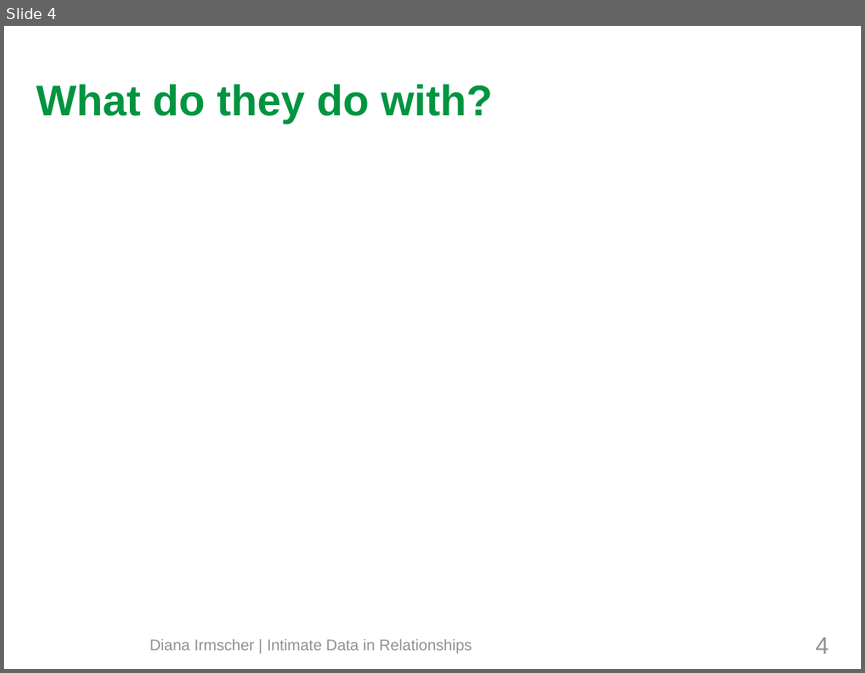
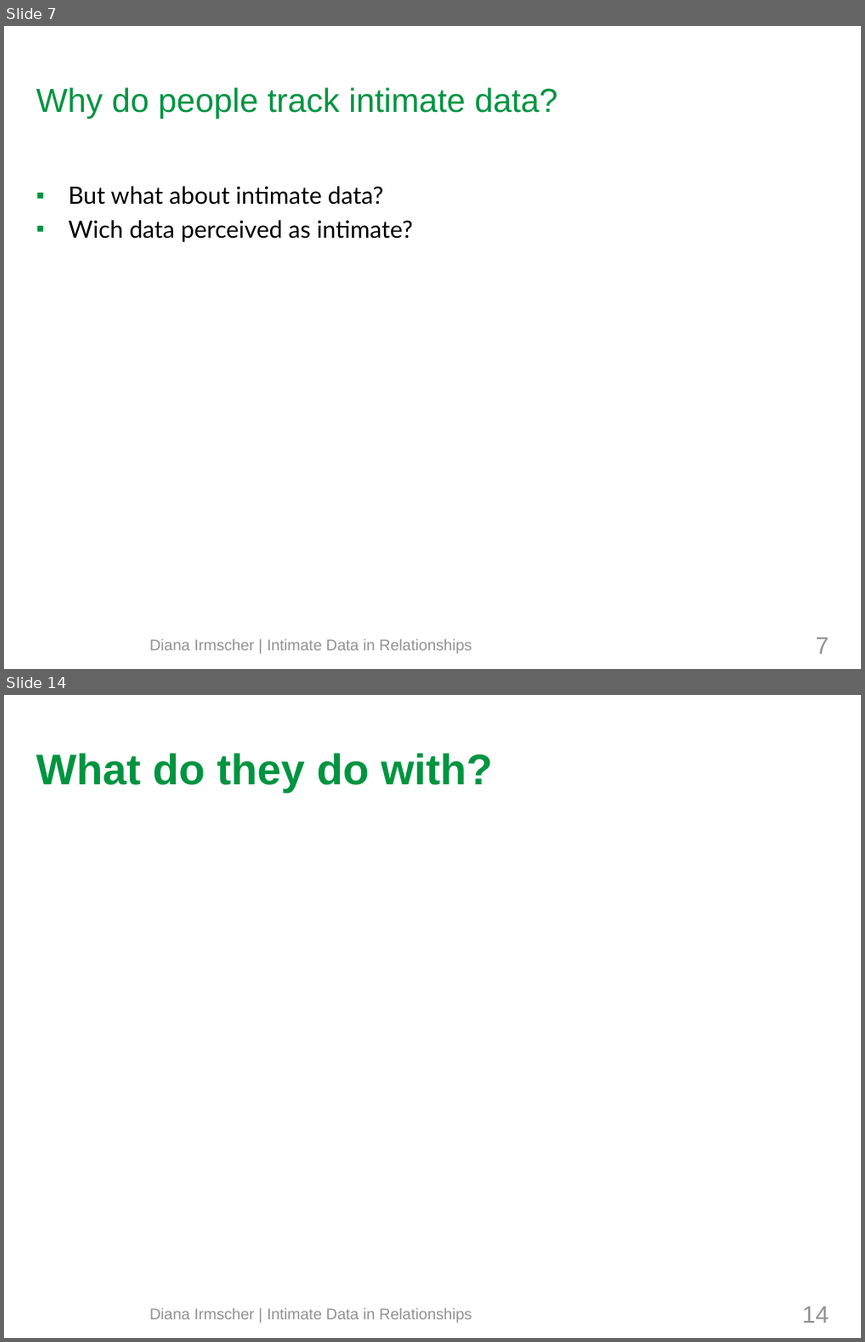
Before and after one commit to mieztatz/advanced_seminar_media_informatics, a slide deck: slides/final_presentation_irmscher.odp. Shown one above the other, each under a label of ours: slide 4 before the commit, slides 7 and 14 after it; the slides between them are not shown. The pictures are 865x673 and 865x1342 pixels, drawn with LibreOffice and Linux fonts; fonts in the diff are those of the drawing; background and template pictures are left out. Boxes give left, top, right and bottom in pixels: in the first picture for what was removed or moved away, otherwise in the second. Text is boxed around its words. In the diff, an @@ line names an element or a change of style, - is before the commit and + after.

```diff
--- a/slides/final_presentation_irmscher.odp
+++ b/slides/final_presentation_irmscher.odp
@@ slide 7 added at (4,26,861,669), background #FFFFFF @@
@@ title added at (36,87,558,119), 28 pt, text #009440 @@
+Why do people track intimate data?
@@ text added at (69,186,413,242), 20 pt, text #000000 @@
+▪ But what about intimate data?
+▪ Wich data perceived as intimate?
@@ page number added at (816,637,829,653), 20 pt, text #919191 @@
+7
@@ text added at (149,639,472,653), 13 pt, text #919191 @@
+Diana Irmscher | Intimate Data in Relationships
@@ what was slide 4 is now slide 14 @@
@@ page number at (802,1306,828,1322): text changed @@
-4
+14
```
Also in this commit, not shown: 3 slides changed, 12 other slides added, 10 other files.
